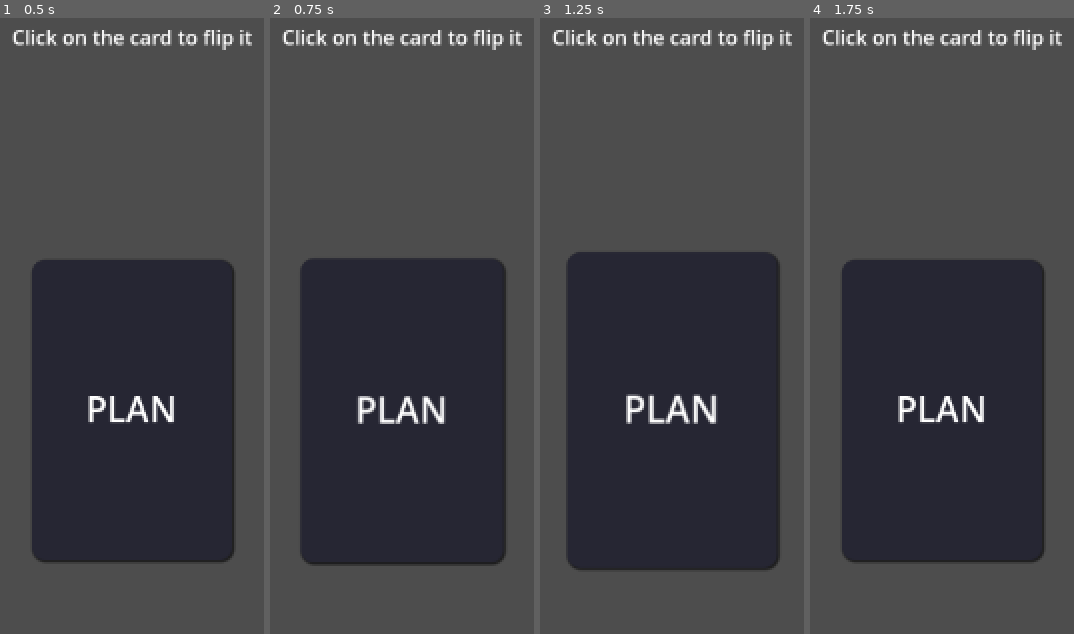
Above: before the commit, frames 1-4 (left to right).
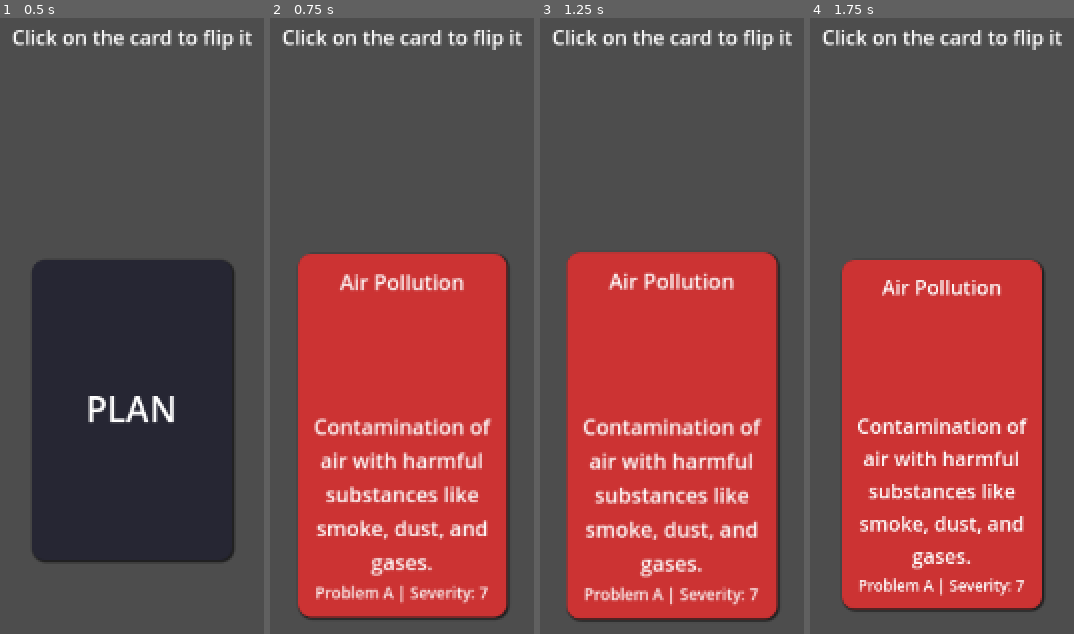
Above: after the commit, the same moments.

Repository: notalentgeek/plan-game
Game: Godot game, scene res://demos/card/simple_card_demo.tscn
Same seed, same stepped clock (60 frames per second), same inputs: the game is played once before the commit and once after it.
Inputs (mouse positions are in pixels of both pictures, inside the frame that each line leads up to):
- Up to frame 1 (0.5 s): no input
- Up to frame 2 (0.75 s): tap Enter at 0.5 s; click (402, 412) at 0.67 s
- Up to frame 3 (1.25 s): no input
- Up to frame 4 (1.75 s): tap Space at 1.25 s; move the mouse to (outside the picture) at 1.27 s; click (outside the picture) at 1.42 s

Frame 1 is identical in both runs. In frame 2, 48% of the frame differs, in the area x 10-91%, y 38-98%; in frame 3, 48%, in the area x 9-91%, y 37-99%; in frame 4, 43%.

Commit message:
Added Click to Flip Functionality on Card Visual
The next thing to do is to smooth the animation and fix the inconsistency in card size between the front and back sides of the card.

Diff:
--- a/plan-game/demos/card/simple_card_demo.gd
+++ b/plan-game/demos/card/simple_card_demo.gd
@@ -56,10 +56,13 @@
 	"""
 	print("Card clicked: ", card.card_name)
 
-	# We can access the card visual through the signal's source
-	var card_visual = get_signal_source() as CardVisual
-	if card_visual:
-		card_visual.toggle_flip()
+	# Find the card visual in our children
+	for child in get_children():
+		if child is CenterContainer:
+			for container_child in child.get_children():
+				if container_child is CardVisual:
+					container_child.toggle_flip()
+					break
 
 func _on_card_hover_started(card: Card) -> void:
 	"""
--- a/plan-game/scripts/classes/card_visual.gd
+++ b/plan-game/scripts/classes/card_visual.gd
@@ -395,7 +395,9 @@
 	"""
 	if current_state != VisualState.DISABLED:
 		if event is InputEventMouseButton and event.button_index == MOUSE_BUTTON_LEFT and event.pressed:
+			print("Card visual clicked: ", card.card_name if card else "Unknown")
 			emit_signal("card_clicked", card)
+			toggle_flip() # Automatically toggle flip on click
 
 func _on_mouse_entered() -> void:
 	"""
